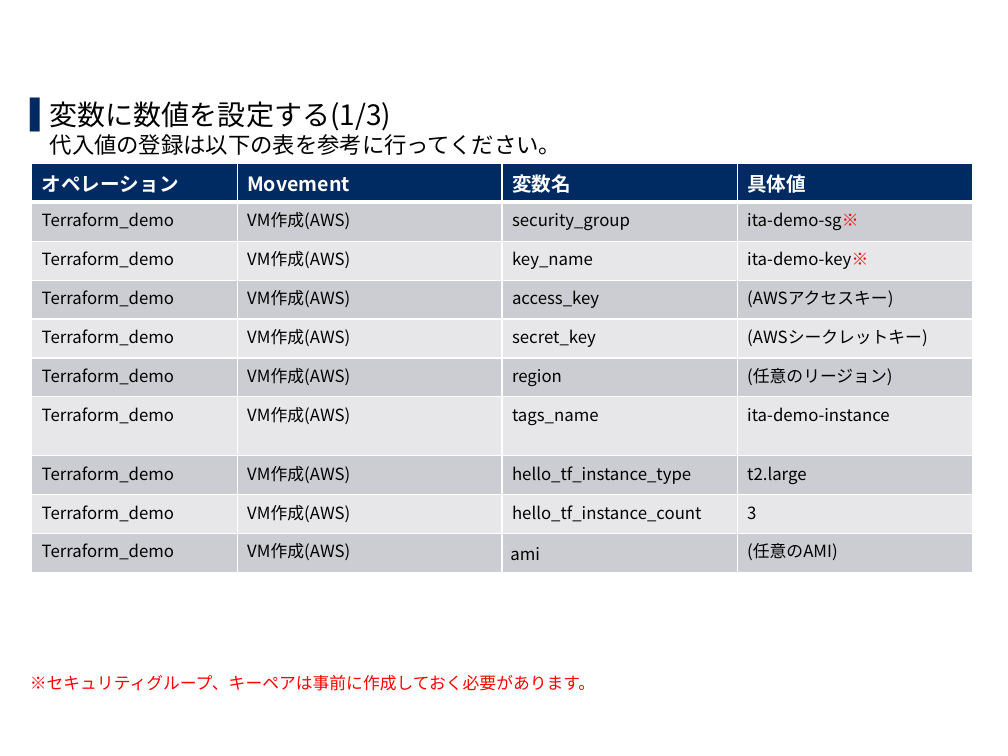
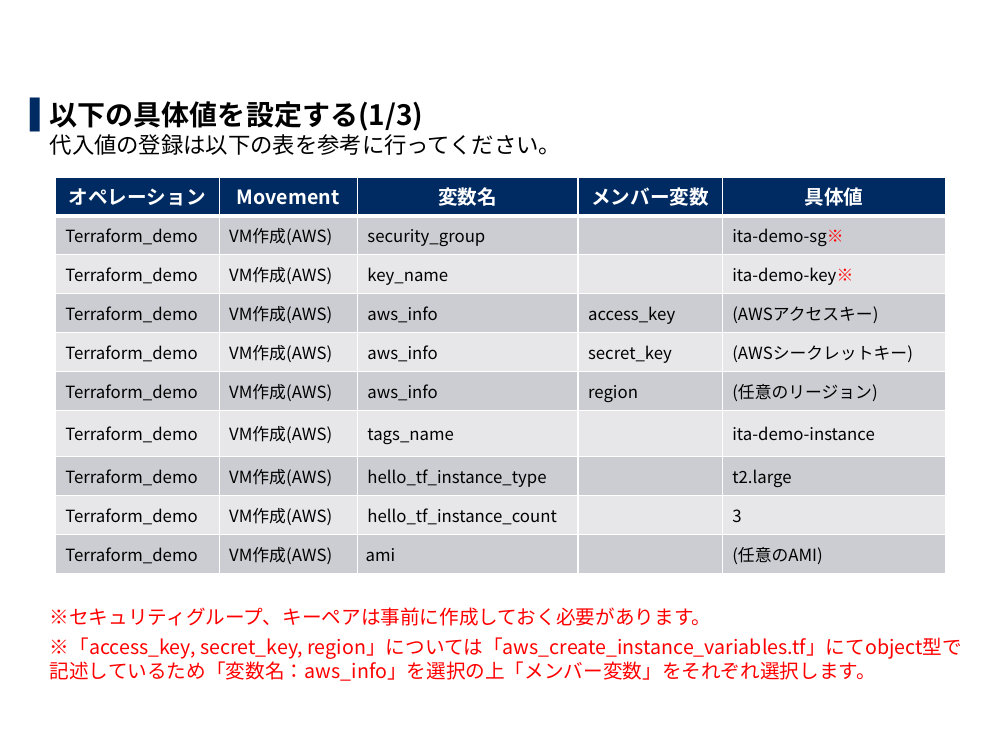
Before and after one commit to exastro-suite/it-automation-docs, a slide deck: slide 32 of asset/Learn_ja/ITA-Terraform-driver-practice_ja.pptx. Drawn at 1008x756 pixels with LibreOffice and Linux fonts; fonts in the diff are those of the drawing; background and template pictures are left out. Boxes give left, top, right and bottom in pixels: in the first picture for what was removed or moved away, otherwise in the second. Text is boxed around its words. In the diff, an @@ line names an element or a change of style, - is before the commit and + after.

```diff
--- a/asset/Learn_ja/ITA-Terraform-driver-practice_ja.pptx
+++ b/asset/Learn_ja/ITA-Terraform-driver-practice_ja.pptx
@@ text at (x1=50, y1=101, x2=562, y2=155): text changed @@
-▌ 変数に数値を設定する(1/3)
-  代入値の登録は以下の表を参考に行ってください。
+▌ 以下の具体値を設定する(1/3)
+  代入値の登録は以下の表を参考に行ってください。
@@ table at (x1=55, y1=177, x2=947, y2=569) @@
-column 3: 変数名 | security_group | key_name | access_key | secret_key | region | tags_name | hello_tf_instance_type | hello_tf_instance_count | ami
+column 3: 変数名 | security_group | key_name | aws_info | aws_info | aws_info | tags_name | hello_tf_instance_type | hello_tf_instance_count | ami
+column 4: メンバー変数 |  |  | access_key | secret_key | region |  |  |  | 
@@ table resized from (x1=31, y1=163, x2=972, y2=564) to (x1=55, y1=177, x2=947, y2=569) @@
@@ text at (x1=50, y1=607, x2=712, y2=626): size 12 to 14 pt in "※セキュリティグループ、キーペアは事前に作成しておく必要があります。"; list level 1 to 2 in "※セキュリティグループ、キーペアは事前に作成しておく必要があります。" @@
@@ text at (x1=50, y1=637, x2=962, y2=681): paragraph added @@
+  ※「access_key, secret_key, region」については「aws_create_instance_variables.tf」にてobject型で記述しているため「変数名：aws_info」を選択の上「メンバー変数」をそれぞれ選択します。
```
Also in this commit, not shown: 36 other slides changed, 3 other files.
